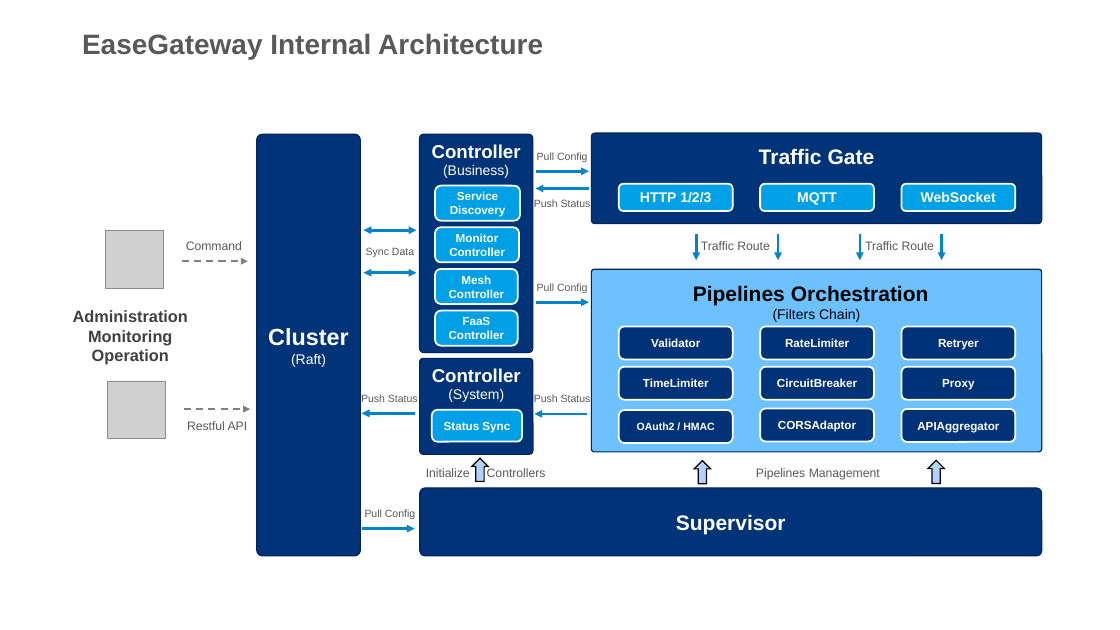
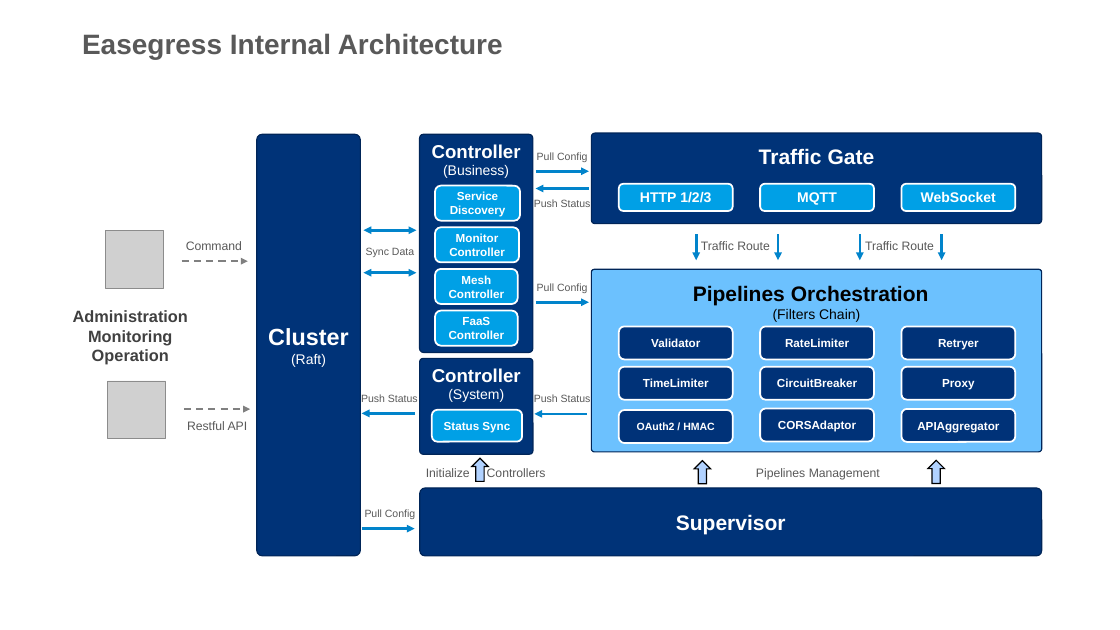
Before and after one commit to megaease/easemesh, a slide deck: slide 3 of docs/architecture.pptx. Drawn at 1120x630 pixels with LibreOffice and Linux fonts; fonts in the diff are those of the drawing; grey boxes stand for pictures. Boxes give left, top, right and bottom in pixels: in the first picture for what was removed or moved away, otherwise in the second. Text is boxed around its words. In the diff, an @@ line names an element or a change of style, - is before the commit and + after.

Commit message:
[doc] update EaseGateway to Easegress (#20)

```diff
--- a/docs/architecture.pptx
+++ b/docs/architecture.pptx
@@ text at box(82, 33, 503, 59): text changed @@
-EaseGateway Internal Architecture
+Easegress Internal Architecture
```
Also in this commit, not shown: 2 other slides changed, 3 other files.
